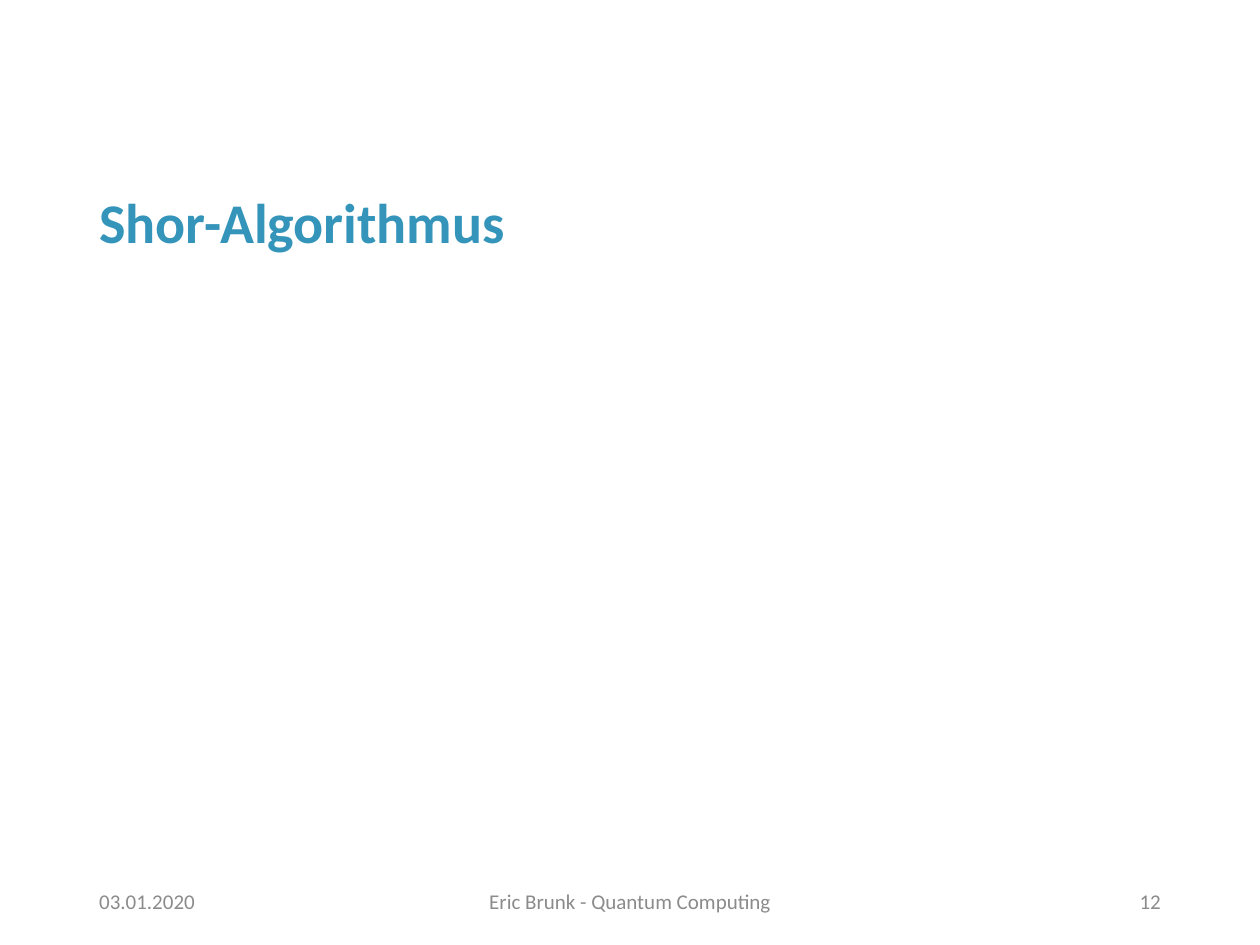
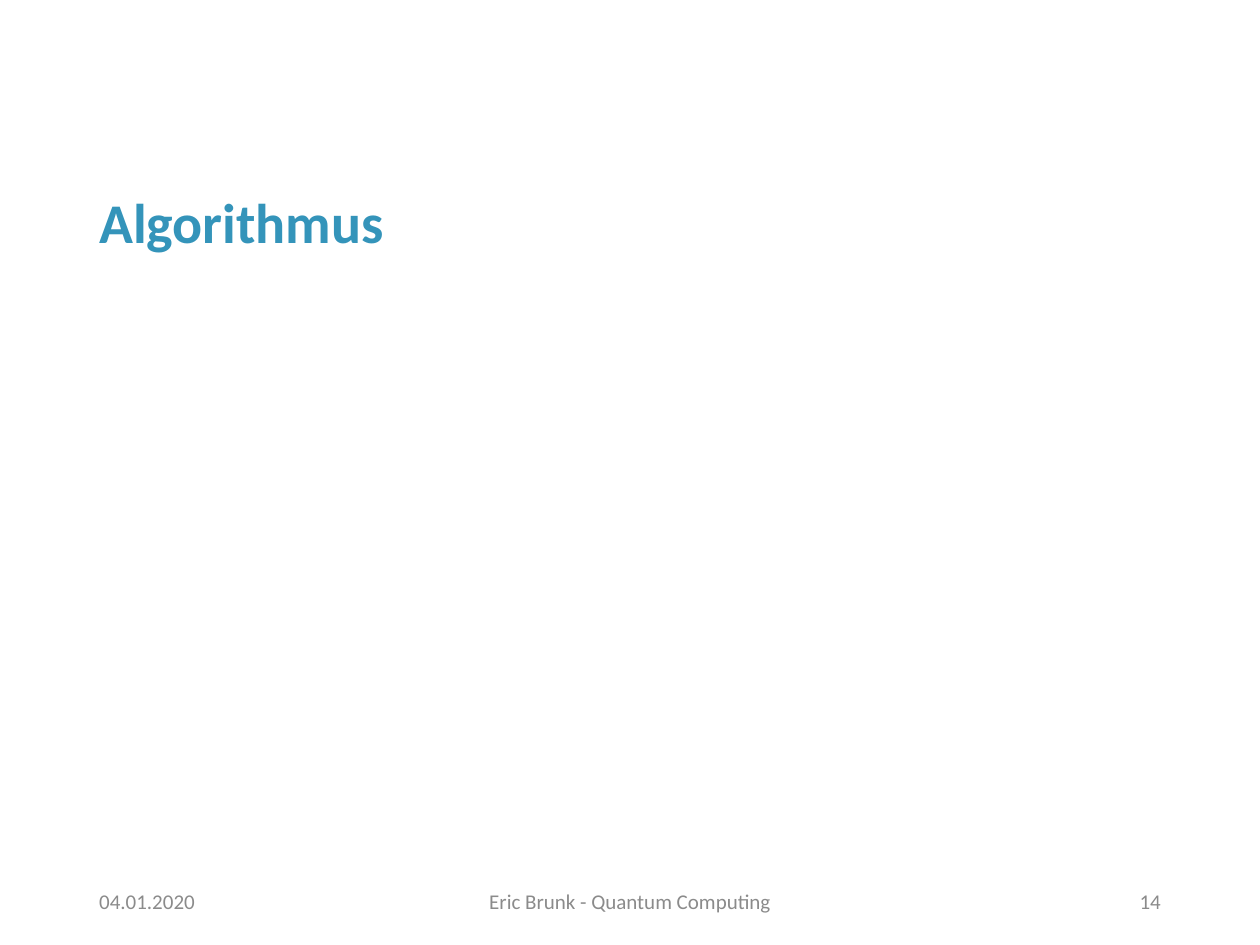
Before and after one commit to erxn91/quantum_computing, a slide deck: slide 14 of Präsentation.pptx (slide 12 before the commit). Drawn at 1260x945 pixels with LibreOffice and Linux fonts; fonts in the diff are those of the drawing; background and template pictures are left out. Boxes give left, top, right and bottom in pixels: in the first picture for what was removed or moved away, otherwise in the second. Text is boxed around its words. In the diff, an @@ line names an element or a change of style, - is before the commit and + after.

```diff
--- a/Präsentation.pptx
+++ b/Präsentation.pptx
@@ title at [99, 203, 384, 253]: text changed @@
-Shor-Algorithmus
+Algorithmus
@@ text at [99, 895, 195, 909]: text changed @@
-03.01.2020
+04.01.2020
@@ page number at [1140, 895, 1161, 909]: text changed @@
-12
+14
```
Also in this commit, not shown: 10 other slides changed, 2 slides added, 2 other files.
